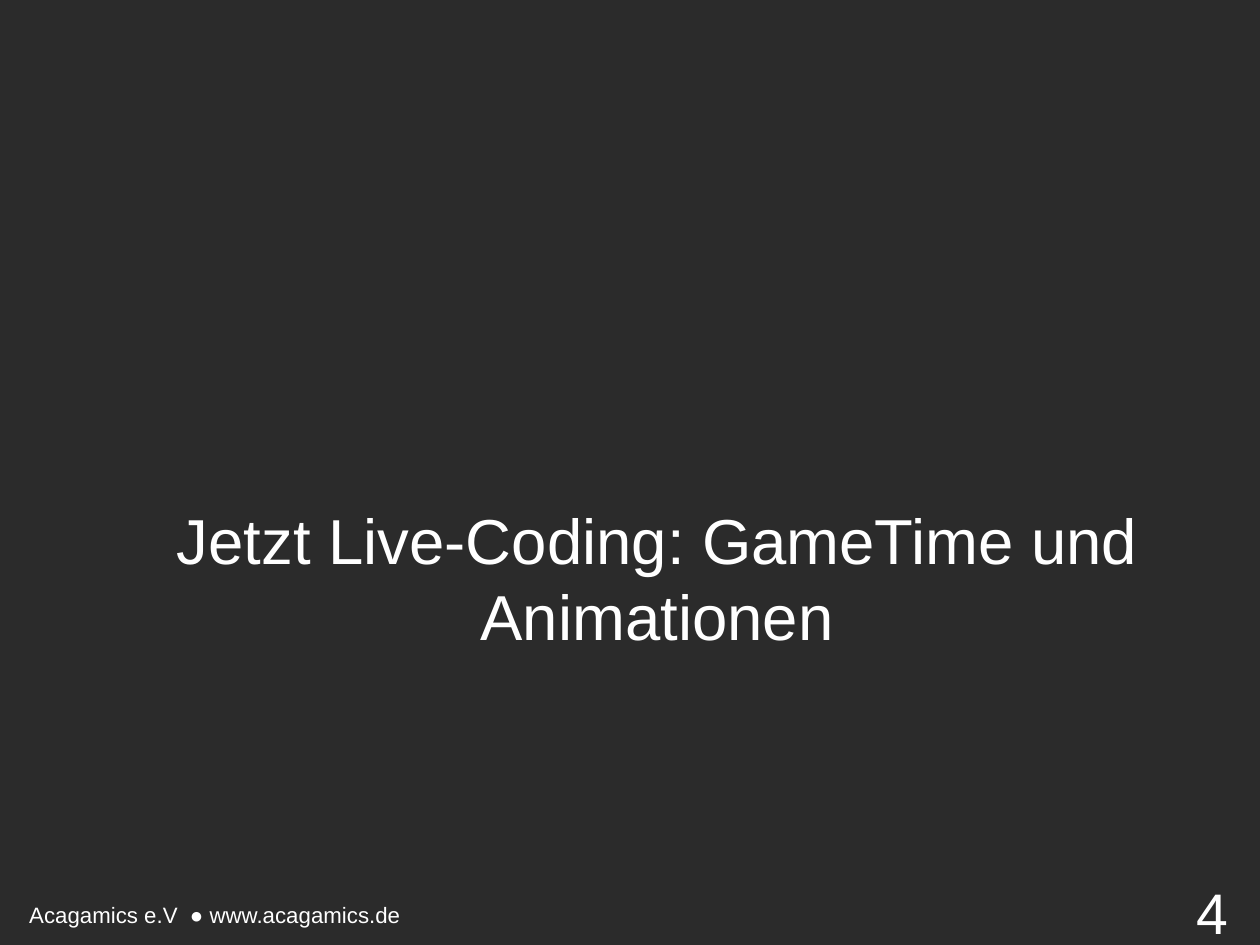
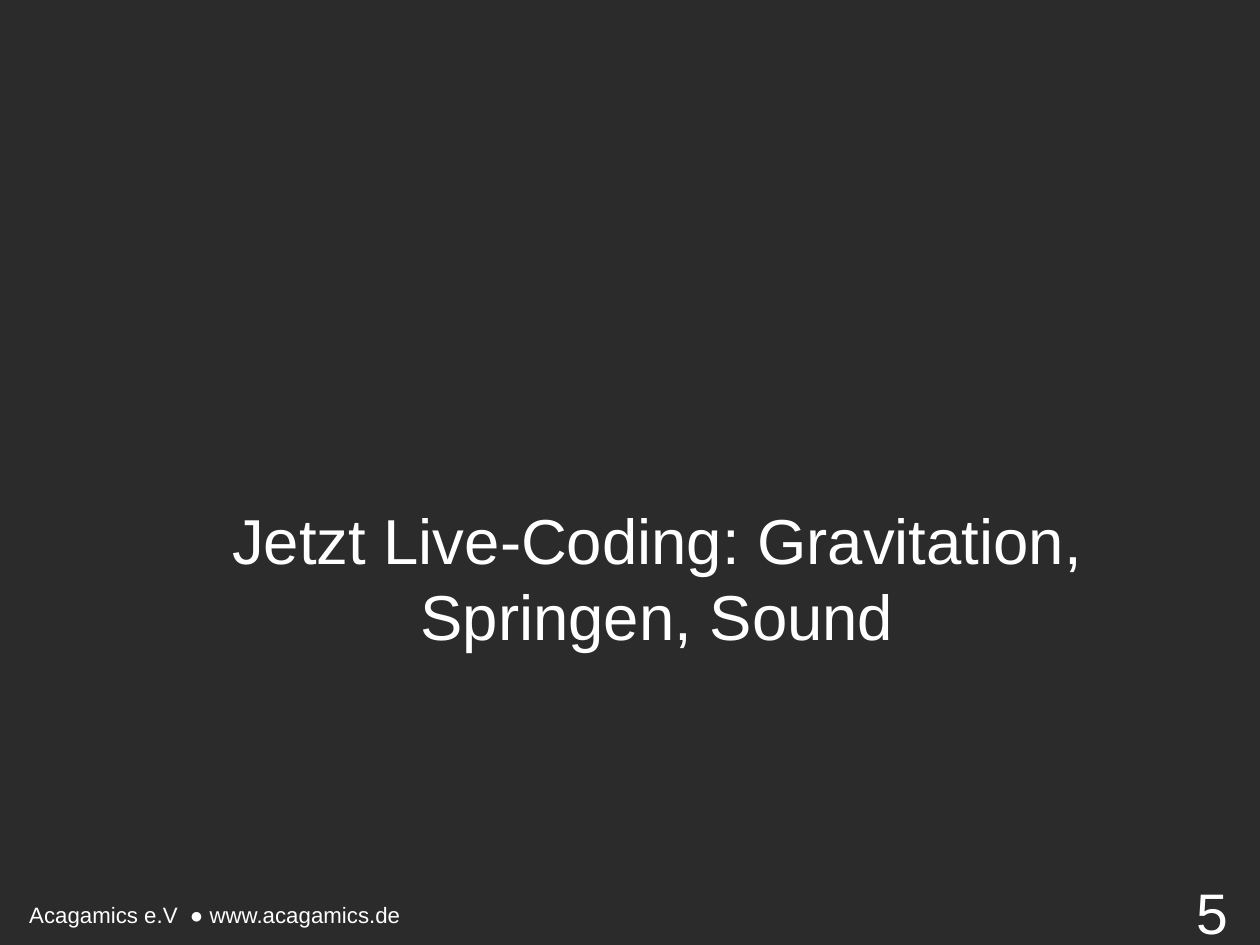
Before and after one commit to endert/Intro2D, a slide deck: slide 5 of 6. Vorlesung 18.11.15/6. Vorstellung.odp (slide 4 before the commit). Drawn at 1260x945 pixels with LibreOffice and Linux fonts; fonts in the diff are those of the drawing; background and template pictures are left out; a plain dark background stands for a picture behind light text. Boxes give left, top, right and bottom in pixels: in the first picture for what was removed or moved away, otherwise in the second. Text is boxed around its words. In the diff, an @@ line names an element or a change of style, - is before the commit and + after.

```diff
--- a/6. Vorlesung 18.11.15/6. Vorstellung.odp
+++ b/6. Vorlesung 18.11.15/6. Vorstellung.odp
@@ text at (232, 518, 1081, 652): text changed @@
-Jetzt Live-Coding: GameTime und Animationen
+Jetzt Live-Coding: Gravitation, Springen, Sound
@@ page number at (1197, 894, 1229, 935): text changed @@
-4
+5
```
Also in this commit, not shown: 2 other slides changed, 3 slides added, 2 slides removed, 3 other files.
